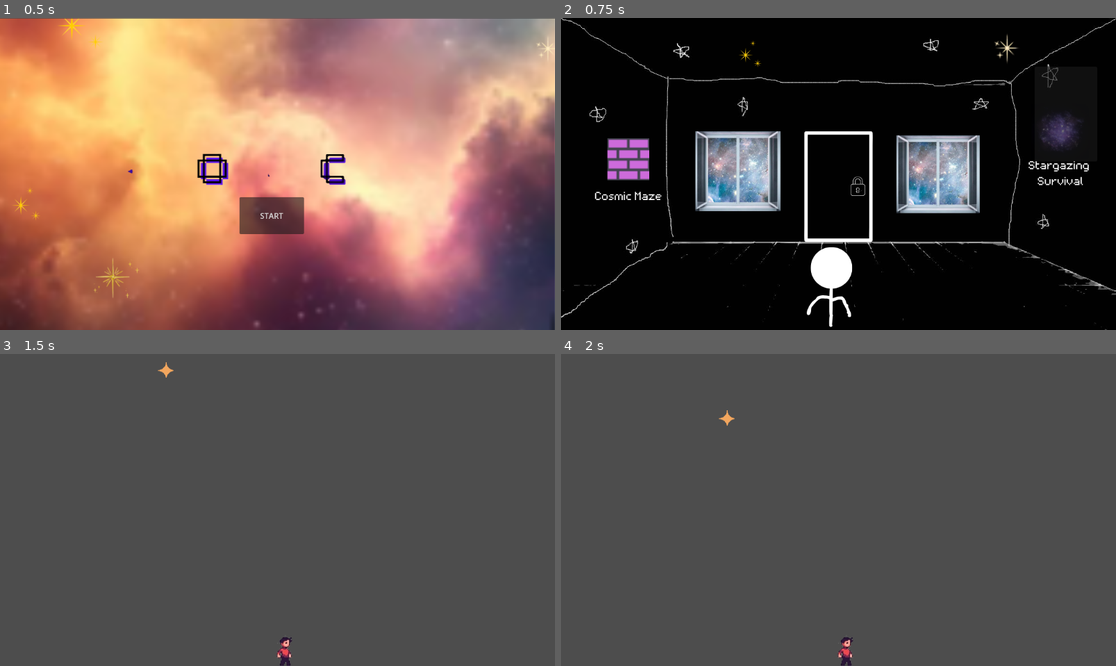
Above: before the commit, frames 1-4 (two rows, left to right).
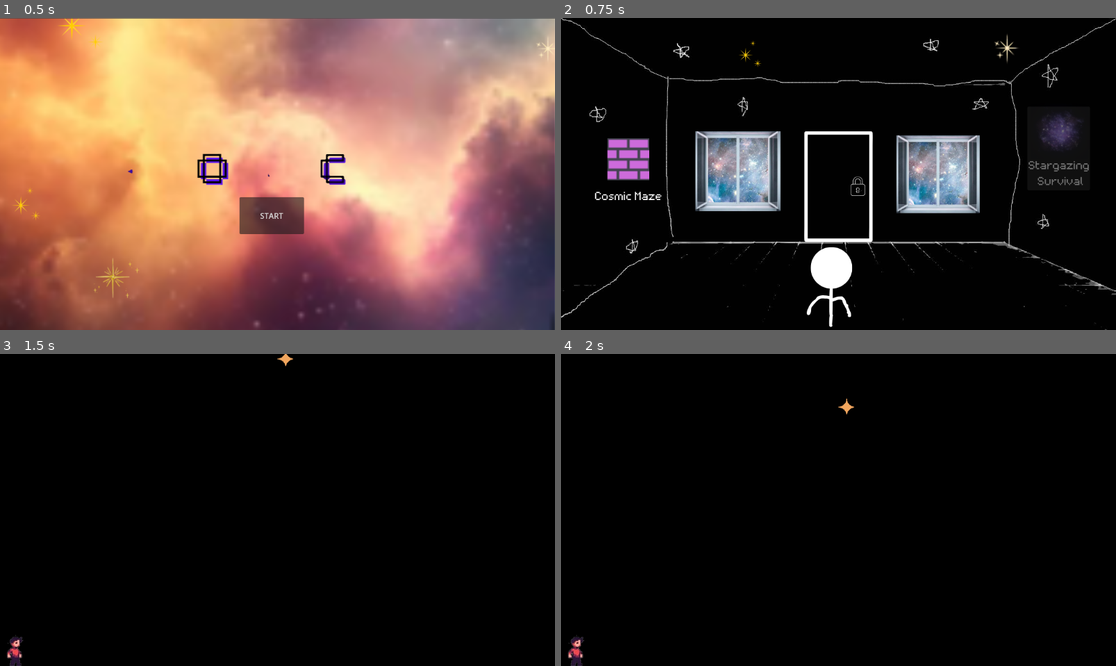
Above: after the commit, the same moments.

Repository: gamerwaves/moonshot
Game: Godot game, scene res://scenes/menu.tscn
Same seed, same stepped clock (60 frames per second), same inputs: the game is played once before the commit and once after it.
Inputs (mouse positions are in pixels of both pictures, inside the frame that each line leads up to; where the layout moved, square brackets give the same spot in the first picture):
- Up to frame 1 (0.5 s): no input
- Up to frame 2 (0.75 s): click "START" at 0.5 s
- Up to frame 3 (1.5 s): click (499, 485) [505, 450] at 1.25 s
- Up to frame 4 (2 s): no input

Frame 1 is identical in both runs. In frame 2, 0.3% of the frame differs, in the area x 84-96%, y 15-54%; in frame 3, 100%, in the area x 0-100%, y 0-100%; in frame 4, 100%.

Commit message:
COLLISION LFGGGGGGGGGGGGGGGGG

Diff:
--- a/moonshot/scenes/main.tscn
+++ b/moonshot/scenes/main.tscn
@@ -11,10 +11,10 @@
 texture = ExtResource("1_o5qli")
 
 [node name="Button" type="Button" parent="."]
-offset_left = 983.0
-offset_top = 101.0
-offset_right = 1113.0
-offset_bottom = 298.0
+offset_left = 968.0
+offset_top = 184.0
+offset_right = 1098.0
+offset_bottom = 358.0
 script = ExtResource("2_0wfyh")
 
 [connection signal="pressed" from="Button" to="Button" method="startStargazing"]
--- a/moonshot/scenes/starfall.tscn
+++ b/moonshot/scenes/starfall.tscn
@@ -6,6 +6,7 @@
 [ext_resource type="Texture2D" uid="uid://ti6a2xxxpob3" path="res://resources/character.jpg" id="3_e333d"]
 [ext_resource type="Texture2D" uid="uid://dexm0juhwlecr" path="res://resources/character.png" id="3_jsfs4"]
 [ext_resource type="Texture2D" uid="uid://x6nyqhjir2ur" path="res://resources/star.png" id="6_jsfs4"]
+[ext_resource type="Texture2D" uid="uid://dv0jy4knnx7di" path="res://resources/black-bg.png" id="7_0swdd"]
 
 [sub_resource type="AtlasTexture" id="AtlasTexture_jrltq"]
 atlas = ExtResource("3_jsfs4")
@@ -244,27 +245,49 @@
 "speed": 5.0
 }]
 
+[sub_resource type="RectangleShape2D" id="RectangleShape2D_0swdd"]
+size = Vector2(44, 64)
+
+[sub_resource type="RectangleShape2D" id="RectangleShape2D_wrisq"]
+size = Vector2(33, 33)
+
 [node name="Stars" type="Node2D"]
 script = ExtResource("1_l7dsu")
 
 [node name="player" type="CharacterBody2D" parent="."]
+collision_mask = 2
 script = ExtResource("1_gy1q1")
 
 [node name="AnimatedSprite2D" type="AnimatedSprite2D" parent="player"]
-position = Vector2(592, 616)
+position = Vector2(32, 616)
 sprite_frames = SubResource("SpriteFrames_jrltq")
 
 [node name="CollisionShape2D" type="CollisionShape2D" parent="player"]
+position = Vector2(31, 616)
+shape = SubResource("RectangleShape2D_0swdd")
 
 [node name="Area2D" type="Area2D" parent="."]
+collision_layer = 2
 script = ExtResource("2_h265l")
 
 [node name="Sprite2D" type="Sprite2D" parent="Area2D"]
-position = Vector2(344, 0)
+position = Vector2(592, -24)
 texture = ExtResource("6_jsfs4")
 
 [node name="CollisionShape2D" type="CollisionShape2D" parent="Area2D"]
+position = Vector2(591.5, -23.5)
+shape = SubResource("RectangleShape2D_wrisq")
 
 [node name="CountdownLabel" type="Label" parent="."]
+offset_top = 17.0
 offset_right = 40.0
-offset_bottom = 23.0
+offset_bottom = 40.0
+
+[node name="TextureRect" type="TextureRect" parent="."]
+z_index = -1
+offset_right = 40.0
+offset_bottom = 40.0
+texture = ExtResource("7_0swdd")
+
+[connection signal="body_entered" from="Area2D" to="Area2D" method="_on_body_entered"]
+[connection signal="body_exited" from="Area2D" to="Area2D" method="_on_body_exited"]
--- a/moonshot/scripts/fallingObject.gd
+++ b/moonshot/scripts/fallingObject.gd
@@ -1,9 +1,17 @@
 extends Area2D
 
 @export var fall_speed := 200
+
 
 func _process(delta):
 	position.y += fall_speed * delta
 
 	if position.y > 800:
 		queue_free()
+
+func _on_body_entered(body: Node2D) -> void:
+	print("entered")
+
+
+func _on_body_exited(body: Node2D) -> void:
+	print("exited")
--- a/moonshot/scripts/playermovement.gd
+++ b/moonshot/scripts/playermovement.gd
@@ -14,3 +14,9 @@
 	velocity.y = 0
 
 	move_and_slide()
+
+	# --- Keep character inside the screen ---
+	var viewport_size = get_viewport_rect().size
+
+	position.x = clamp(position.x, 0, 1100)
+	position.y = clamp(position.y, 0, 648)
Binary file added: moonshot/resources/black-bg.png
Not shown, added: moonshot/resources/black-bg.png.import
Not shown: 1 places in moonshot/scenes/starfall.tscn that only renumber resources
